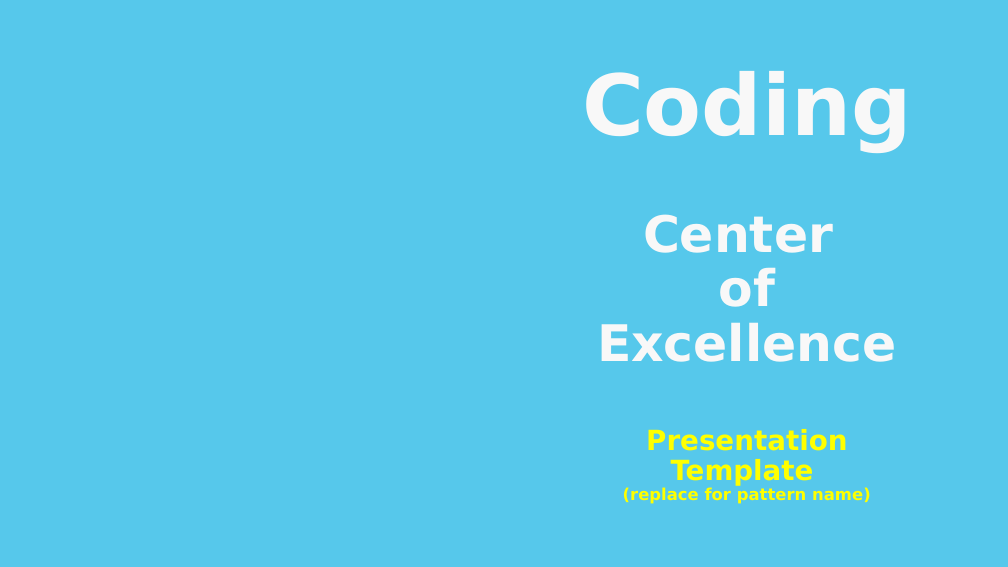
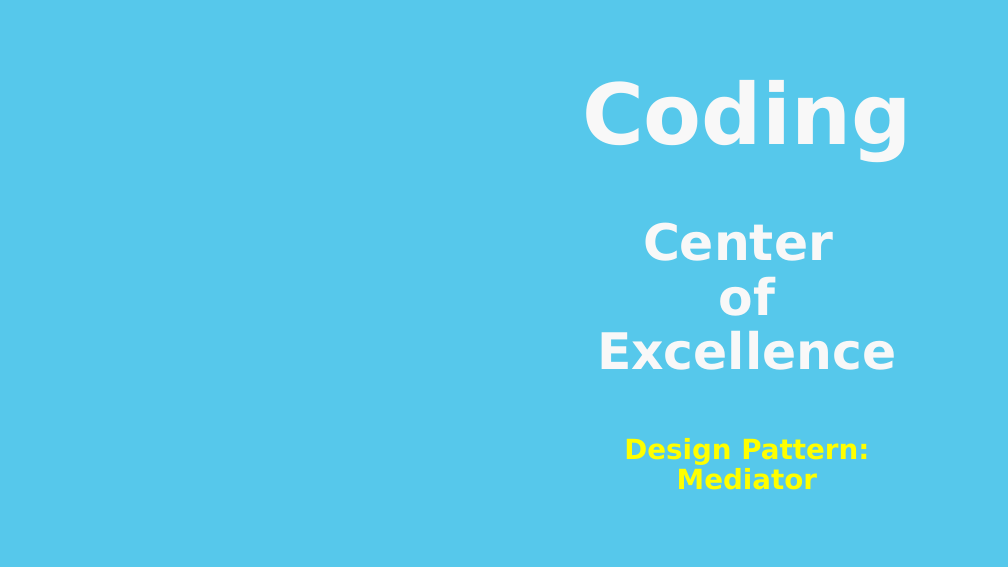
Before and after one commit to carlosjasso/nst-coe-mediator, a slide deck: slide 1 of docs/Coding CoE - Mediator.pptx. Drawn at 1008x567 pixels with LibreOffice and Linux fonts; fonts in the diff are those of the drawing; background and template pictures are left out. Boxes give left, top, right and bottom in pixels: in the first picture for what was removed or moved away, otherwise in the second. Text is boxed around its words. In the diff, an @@ line names an element or a change of style, - is before the commit and + after.

```diff
--- a/docs/Coding CoE - Mediator.pptx
+++ b/docs/Coding CoE - Mediator.pptx
@@ title at (582, 80, 911, 490): text changed; size 11.7 to 19.8 pt; text colour #FFFF00 to #F8F8F8 @@
-Coding
-Center
-of Excellence
-Presentation Template
-(replace for pattern name)
+Coding
+Center
+of Excellence
+Design Pattern: Mediator
```
Also in this commit, not shown: 10 other slides changed, 1 slide added, 1 slide removed, 1 other file.
